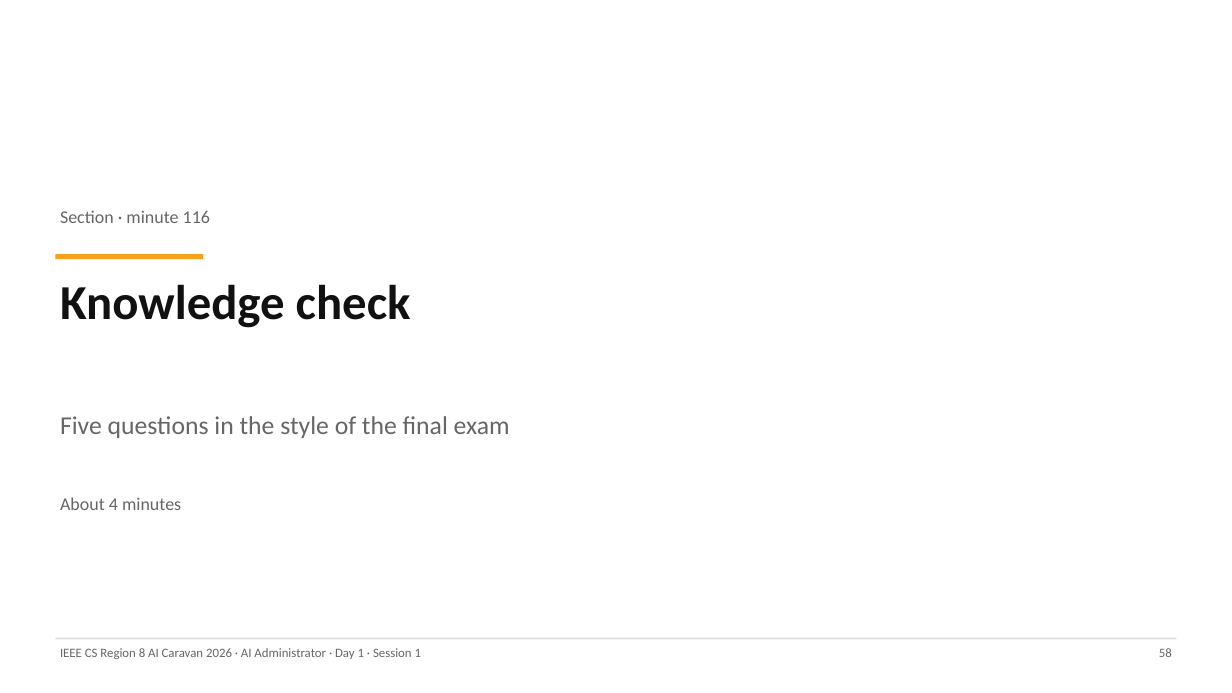
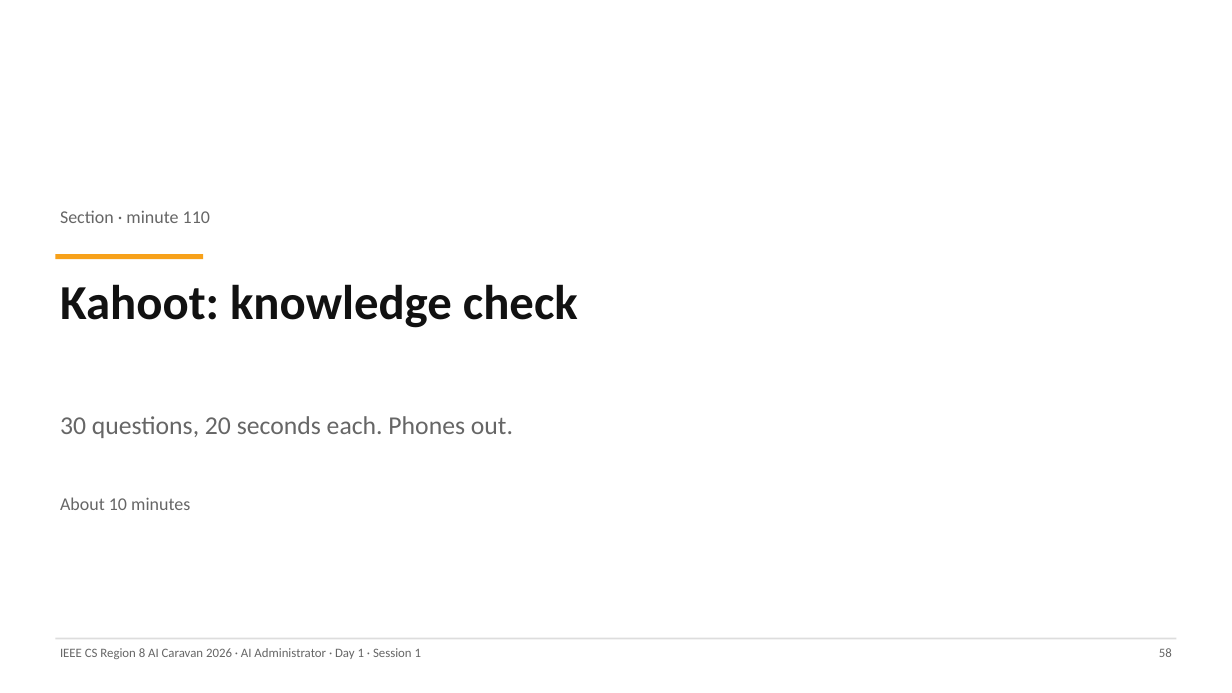
Before and after one commit to abedbanna/snippet-vault, a slide deck: slide 58 of instructor/ai-administrator/out/day1/Day1_S1_Foundations.pptx. Drawn at 1232x693 pixels with LibreOffice and Linux fonts; fonts in the diff are those of the drawing. Boxes give left, top, right and bottom in pixels: in the first picture for what was removed or moved away, otherwise in the second. Text is boxed around its words. In the diff, an @@ line names an element or a change of style, - is before the commit and + after.

Commit message:
Session 1: Kahoot replaces knowledge-check slides; live bot QR and details; retimed close

```diff
--- a/instructor/ai-administrator/out/day1/Day1_S1_Foundations.pptx
+++ b/instructor/ai-administrator/out/day1/Day1_S1_Foundations.pptx
@@ text at (60,210,210,223): text changed @@
-Section · minute 116
+Section · minute 110
@@ text at (60,284,578,328): text changed @@
-Knowledge check
+Kahoot: knowledge check
@@ text at (60,416,513,438): text changed @@
-Five questions in the style of the final exam
+30 questions, 20 seconds each. Phones out.
@@ text at (60,497,190,510): text changed @@
-About 4 minutes
+About 10 minutes
```
Also in this commit, not shown: 8 other slides changed, 1 slide added, 10 slides removed, 3 other files.
